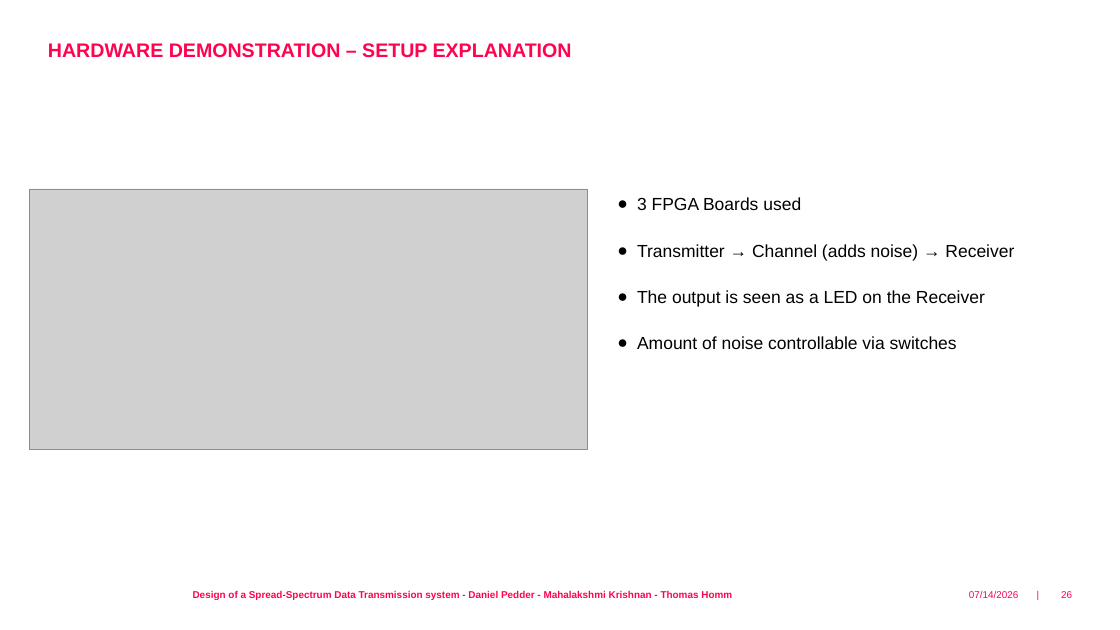
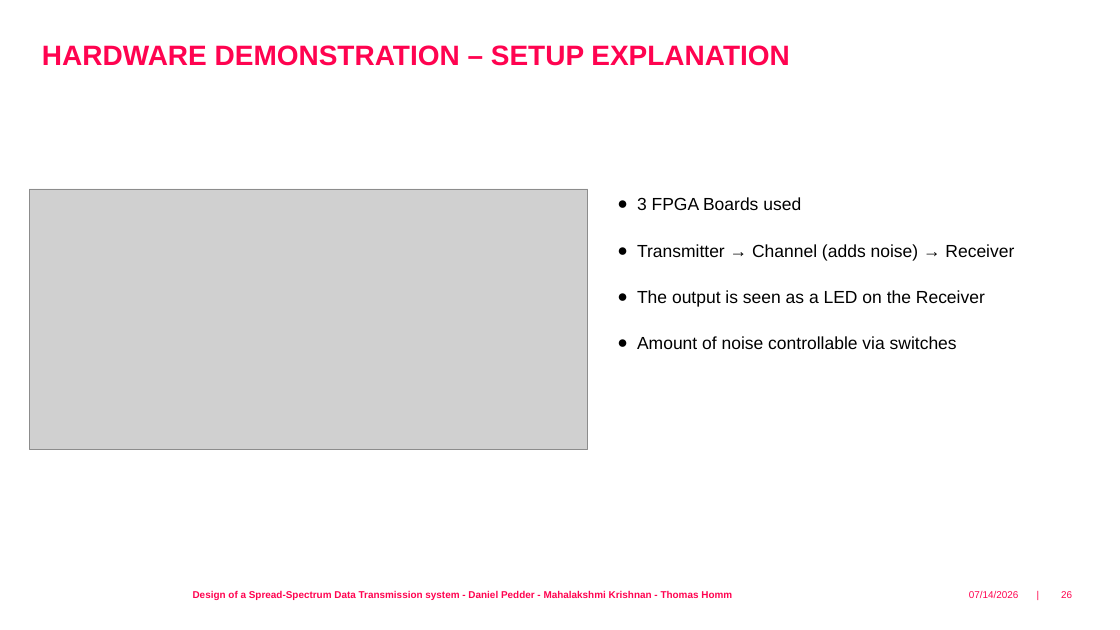
Before and after one commit to fredowski/spreads, a slide deck: slide 26 of documentation/presentation/spread_spectrum_vlsi_daniel.odp. Drawn at 1120x630 pixels with LibreOffice and Linux fonts; fonts in the diff are those of the drawing; grey boxes stand for pictures; background and template pictures are left out. Boxes give left, top, right and bottom in pixels: in the first picture for what was removed or moved away, otherwise in the second. Text is boxed around its words. In the diff, an @@ line names an element or a change of style, - is before the commit and + after.

```diff
--- a/documentation/presentation/spread_spectrum_vlsi_daniel.odp
+++ b/documentation/presentation/spread_spectrum_vlsi_daniel.odp
@@ text "HARDWARE DEMONSTRATION – SETUP EXPLANATION" at [42,45,790,66]: size 16.8 to 24 pt; line spacing 0.7 to 0.9 @@
```
Also in this commit, not shown: 4 other slides changed.
